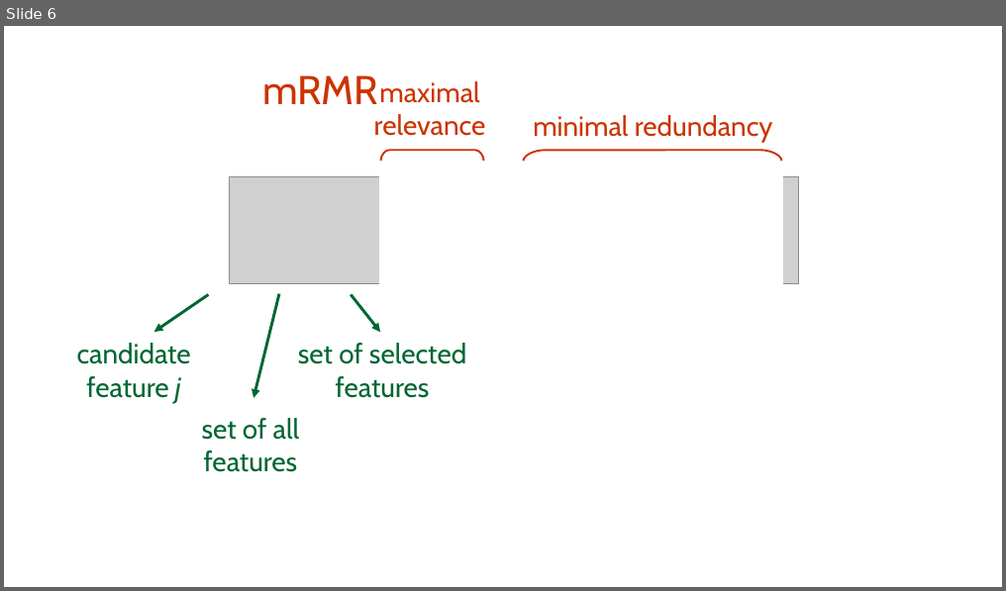
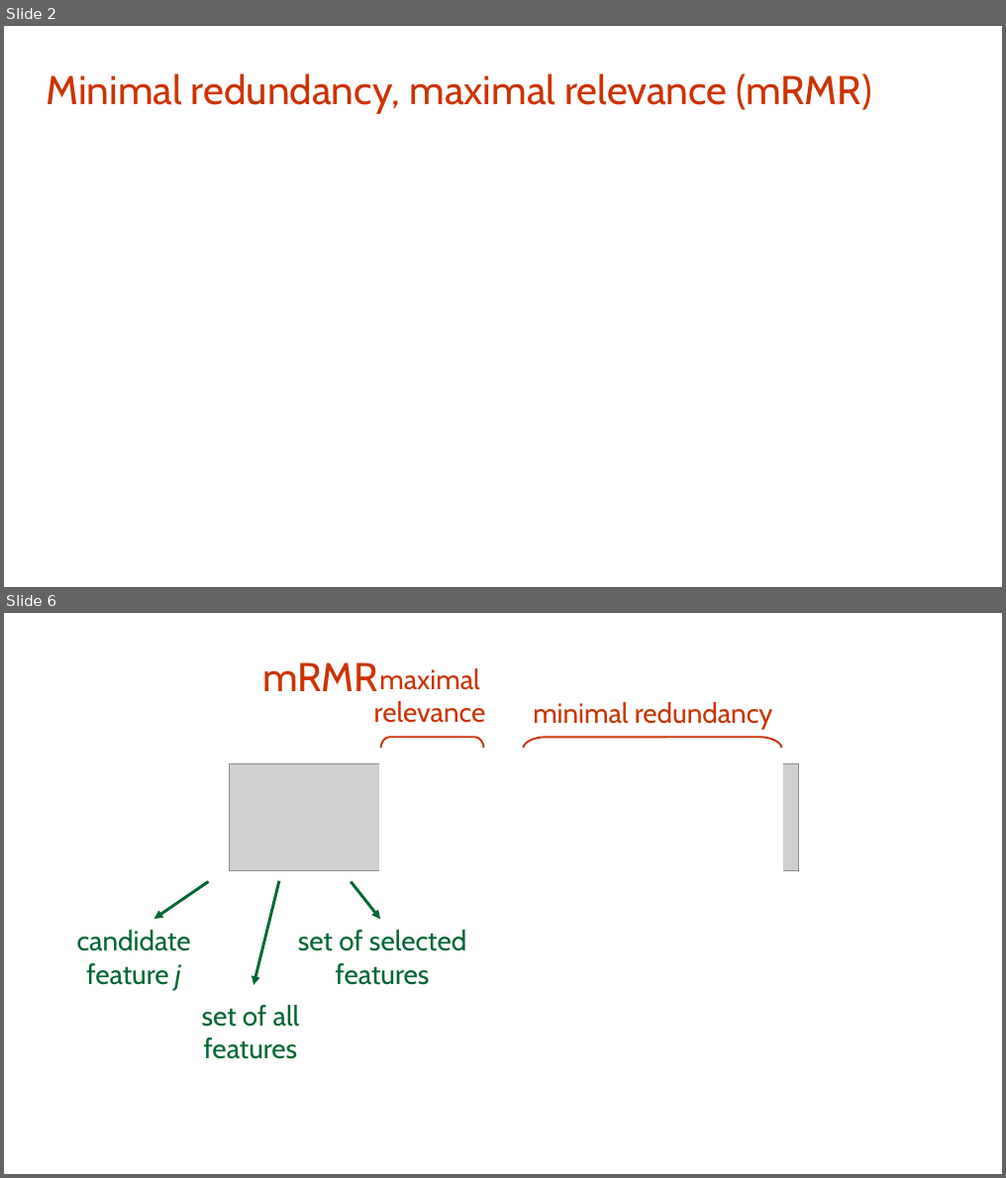
Before and after one commit to creggian/slides, a slide deck: 20171108_BNAIC/slides.odp. Shown one above the other, each under a label of ours: slide 6 before the commit, slides 2 and 6 after it; the slides between them are not shown. The pictures are 1006x591 and 1006x1178 pixels, drawn with LibreOffice and Linux fonts; fonts in the diff are those of the drawing; grey boxes stand for pictures. Boxes give left, top, right and bottom in pixels: in the first picture for what was removed or moved away, otherwise in the second. Text is boxed around its words. In the diff, an @@ line names an element or a change of style, - is before the commit and + after.

```diff
--- a/20171108_BNAIC/slides.odp
+++ b/20171108_BNAIC/slides.odp
@@ slide 2 added at (4,26,1002,587), background #FFFFFF @@
@@ text added at (47,74,872,113), 32 pt, text #CC3300 @@
+Minimal redundancy, maximal relevance (mRMR)
```
Also in this commit, not shown: 4 slides changed, 1 slide removed, 1 other file.
